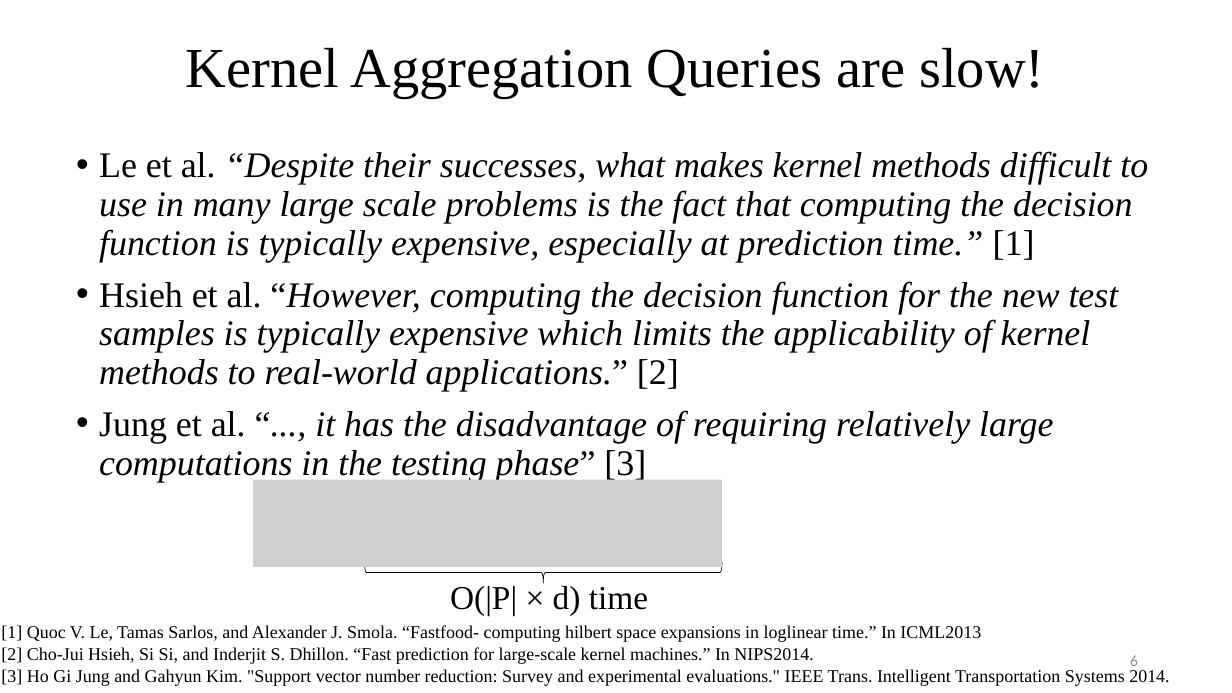
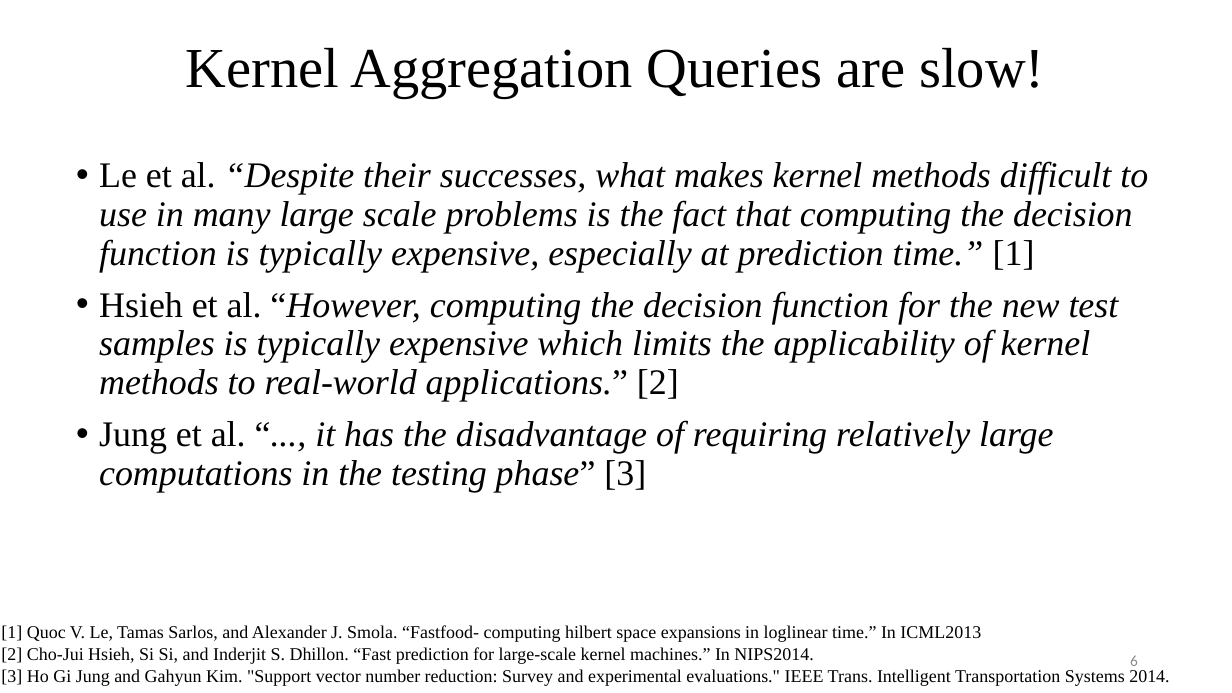
Before and after one commit to edisonchan2013928/KARL-Fast-Kernel-Aggregation-Queries, a slide deck: slide 6 of KARL Presentation_v2.pptx. Drawn at 1232x693 pixels with LibreOffice and Linux fonts; fonts in the diff are those of the drawing; grey boxes stand for pictures. Boxes give left, top, right and bottom in pixels: in the first picture for what was removed or moved away, otherwise in the second. Text is boxed around its words. In the diff, an @@ line names an element or a change of style, - is before the commit and + after.

```diff
--- a/KARL Presentation_v2.pptx
+++ b/KARL Presentation_v2.pptx
@@ text "Le et al. “Despite their ...": place and size @@
-text "Le et al. “Despite their ..." at [99,151,1148,482]
+text "Le et al. “Despite their ..." at [99,161,1148,492]
@@ picture removed at [253,480,722,567] @@
@@ right brace removed at [364,562,722,583] @@
@@ text removed at [450,586,648,616] @@
-O(|P| × d) time
```
Also in this commit, not shown: 6 other slides changed.
